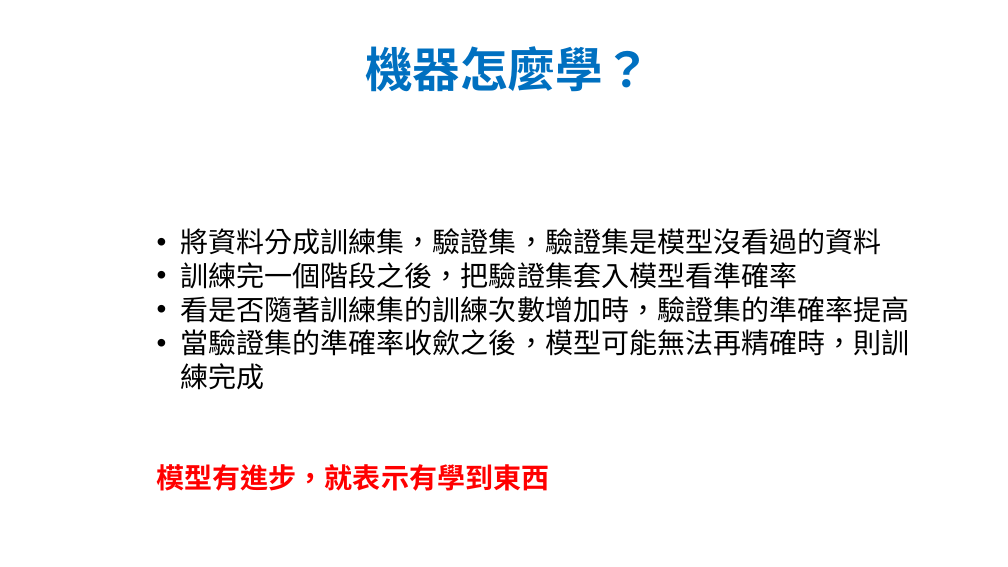
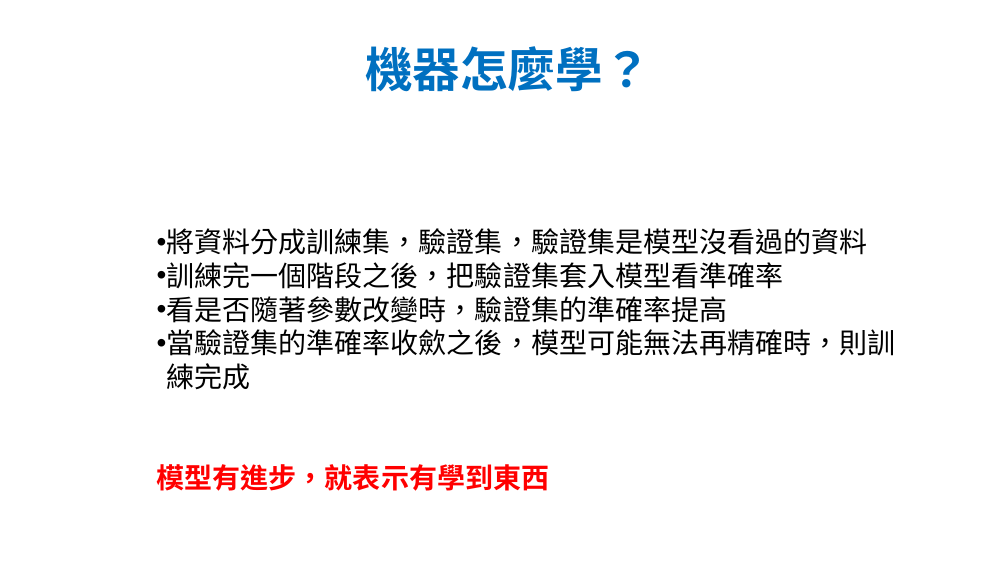
Before and after one commit to joshhu/hackthon_cht, a slide deck: slide 36 of 02 - Neural Network.pptx. Drawn at 1008x567 pixels with LibreOffice and Linux fonts; fonts in the diff are those of the drawing. Boxes give left, top, right and bottom in pixels: in the first picture for what was removed or moved away, otherwise in the second. Text is boxed around its words. In the diff, an @@ line names an element or a change of style, - is before the commit and + after.

```diff
--- a/02 - Neural Network.pptx
+++ b/02 - Neural Network.pptx
@@ text at <box>166,228,895,390</box>: indent changed @@
@@ text at <box>166,296,727,323</box>: text changed @@
-• 看是否隨著訓練集的訓練次數增加時，驗證集的準確率提高
+• 看是否隨著參數改變時，驗證集的準確率提高
```
Also in this commit, not shown: 3 other slides changed, 5 other files.
